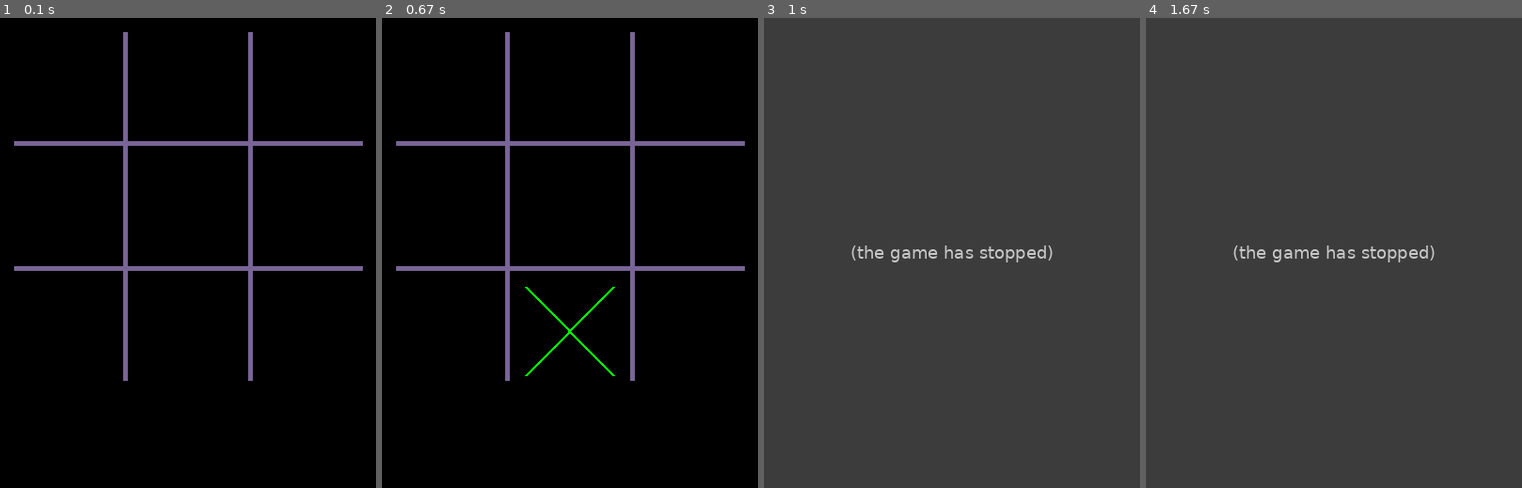
Above: before the commit, frames 1-4 (left to right).
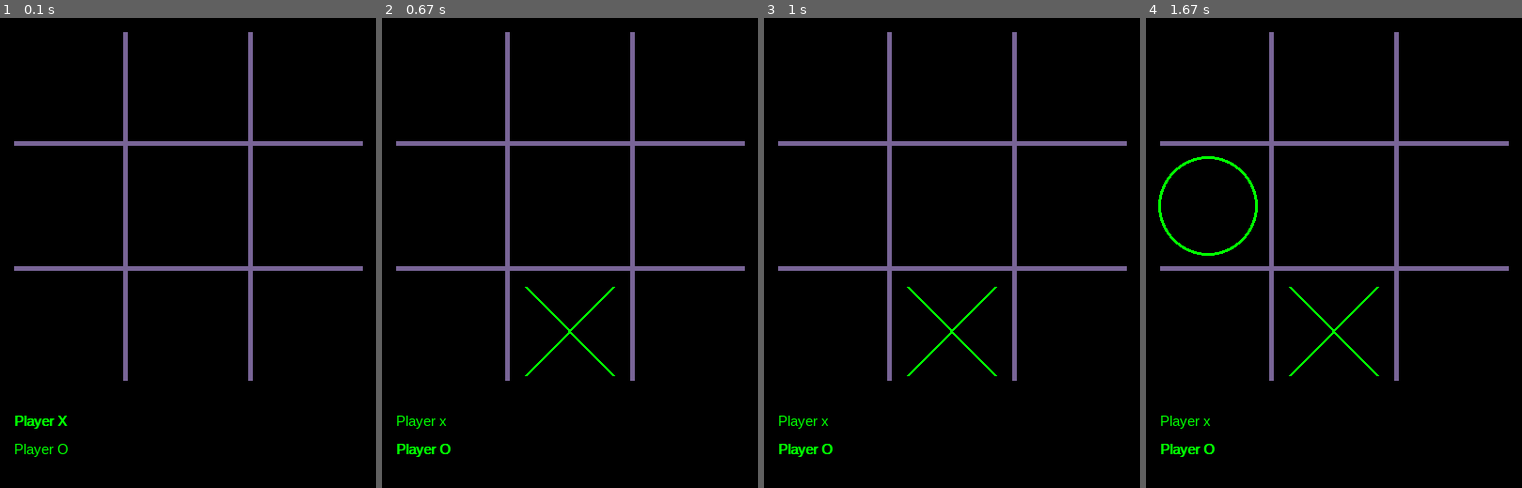
Above: after the commit, the same moments.

Repository: jamfeitosa/Pygame
Game: pygame game, started from TicTacToe.py
The game is run twice, just before and just after one commit, with the same random seed, the same clock (stepped at 60 frames per second) and the same inputs.
Inputs (mouse positions are in pixels of both pictures, inside the frame that each line leads up to):
- Up to frame 1 (0.1 s): no input
- Up to frame 2 (0.67 s): press the mouse at (570, 285) at 0.37 s; move the mouse to (524, 271) at 0.47 s; release the mouse at (479, 257) at 0.6 s
- Up to frame 3 (1 s): click (801, 422) at 0.72 s, where only the run after the commit has a clickable "Player x"
- Up to frame 4 (1.67 s): press the mouse at (1334, 285) at 1.03 s; move the mouse to (1273, 224) at 1.13 s; release the mouse at (1213, 163) at 1.27 s; click (1206, 206) at 1.38 s

The runs differ from the first frame. In frame 1, 0.3% of the frame differs, in the area x 4-18%, y 84-94%; in frame 2, 0.3%; in frame 3, 100%, in the area x 0-100%, y 0-100%; in frame 4, 100%.
Error before the commit: IndexError: list index out of range (TicTacToe.py line 51); the game stopped at 0.72 s (later frames are placeholders)

Commit message:
final_version

Diff:
--- a/TicTacToe.py
+++ b/TicTacToe.py
@@ -1,5 +1,6 @@
 import pygame
 import math
+import time
 
 pygame.init()
 
@@ -8,6 +9,7 @@
 height = 500
 line_color = (120,100,150)
 screen = pygame.display.set_mode((width,height))
+pygame.display.set_caption("Tic Tac Toe")
 
 # Board 400x400
 board_width = 400
@@ -19,7 +21,13 @@
 line_weight = 5
 mark_weight = 3
 mark_color = (0,255,0)
+font = pygame.font.SysFont("Arial", 15)
+font2 = pygame.font.SysFont("Arial", 50, bold=True)
+
 # initializations
+win = False
+draw = False
+current_player = 1
 click = 1
 n_clicks = 0
 cell_array = []
@@ -43,23 +51,30 @@
 def cell_update(pos):
     global click
     global n_clicks
-    # find row, col
-    row = math.floor(pos[1]/(bh3))
-    col = math.floor(pos[0]/(bw3))
-    # update cell array
-
-    if cell_array[row][col] == 0:
-        cell_array[row][col] = click
-        if click == 1:
-            draw_x(row,col)
+    if pos[1]>board_height:
+        global current_player
+        current_player *= -1
+        return
+    else:
+        # find row, col
+        row = math.floor(pos[1]/(bh3))
+        col = math.floor(pos[0]/(bw3))
+        # update cell array
+
+        if cell_array[row][col] == 0:
+            cell_array[row][col] = click
+            if click == 1:
+                draw_x(row,col)
+            else:
+                draw_o(row,col)
+            click *= -1
+            n_clicks += 1
         else:
-            draw_o(row,col)
-        click *= -1
-        n_clicks += 1
-    else:
-        print('try again')
+            print('try again')
 
 def game_status():
+    global current_player
+    global win, draw
     main_diagonal_sum = 0
     sec_diagonal_sum = 0
     for i in range(3):
@@ -68,11 +83,11 @@
 
     if (abs(main_diagonal_sum) == 3):
         pygame.draw.line(screen, (255,0,0), (15,15),(board_width-15, board_height-15), 6)
-        return print('player wins')
+        win = True
 
     elif abs(sec_diagonal_sum) == 3:
         pygame.draw.line(screen, (255,0,0), (board_width-15,15),(15, board_height-15), 6)
-        return print('player wins')
+        win = True
 
     for col in range(3):
         col_sum = 0
@@ -82,17 +97,90 @@
 
             if abs(row_sum) == 3:
                 pygame.draw.line(screen, (255,0,0), (15,(2*(row+1)-1)*bh3/2),(board_width-15,(2*(row+1)-1)*bh3/2), 6)
-                return print('player wins')
+                win = True
             elif abs(col_sum) == 3:
                 pygame.draw.line(screen, (255,0,0), ((2*(col+1)-1)*bw3/2, 15),((2*(col+1)-1)*bw3/2,board_height-15), 6)
-                return print('player wins')
+                win = True
 
     if n_clicks >= 9:
-        return print('player wins')
-
+        draw = True
+
+def player_turn(current_player, win):
+    global font
+
+    if win or draw:
+
+        return
+    else:
+        pygame.draw.rect(screen, (0,0,0), (0, board_height,width,height-board_height))
+        if current_player == 1:
+
+            # player 1 - bold
+            font.set_bold(True)
+            player1 = font.render('Player X', True, (0,255,0))
+            position1 = (15, board_height+20)
+            text = screen.blit(player1, position1)
+
+            # player 2 - faint
+            font.set_bold(False)
+            player2 = font.render('Player O', True, (0,255,0))
+            position2 = (15, board_height+50)
+            screen.blit(player2, position2)
+        else:
+            # player 2 - bold
+            font.set_bold(True)
+            player2 = font.render('Player O', True, (0,255,0))
+            position2 = (15, board_height+50)
+            screen.blit(player2, position2)
+            # player 1 - faint
+            font.set_bold(False)
+            player1 = font.render('Player x', True, (0,255,0))
+            position1 = (15, board_height+20)
+            screen.blit(player1, position1)
+
+def game_result(current_player):
+    global font2, win, draw
+    pygame.draw.rect(screen, (0,0,0), (0, board_height,width,height-board_height))
+    if win:
+        if current_player == 1:
+            text = font2.render("Player X wins!", True, (0,255,0))
+            position = (30, 395)
+            screen.blit(text, position)
+
+        else:
+            text = font2.render("Player O wins!", True, (0,255,0))
+            position = (30, 395)
+            screen.blit(text, position)
+
+    elif draw:
+        text = font2.render("Game Draw!", True, (255,0,0))
+        position = (50, 395)
+        screen.blit(text, position)
+
+
+    return win, draw
+
+def restart_game():
+    global win, draw, current_player, click, n_clicks, cell_array
+    # initializations
+    time.sleep(3)
+    screen = pygame.display.set_mode((width,height))
+    win = False
+    draw = False
+    current_player = 1
+    click = 1
+    n_clicks = 0
+    cell_array = []
+    for x in range(3):
+        row = [0]*3
+        cell_array.append(row)
+
+
+    draw_grid()
+    player_turn(current_player,win)
 
 draw_grid()
-
+player_turn(current_player,win)
 # Game loop
 run = True
 while run:
@@ -108,6 +196,13 @@
 
         if event.type == pygame.MOUSEBUTTONUP:
             game_status()
+            game_result(current_player)
+            if win or draw:
+                pygame.display.update()
+                restart_game()
+            else:
+                current_player *= -1
+                player_turn(current_player,win)
 
     pygame.display.update()
 pygame.quit()
